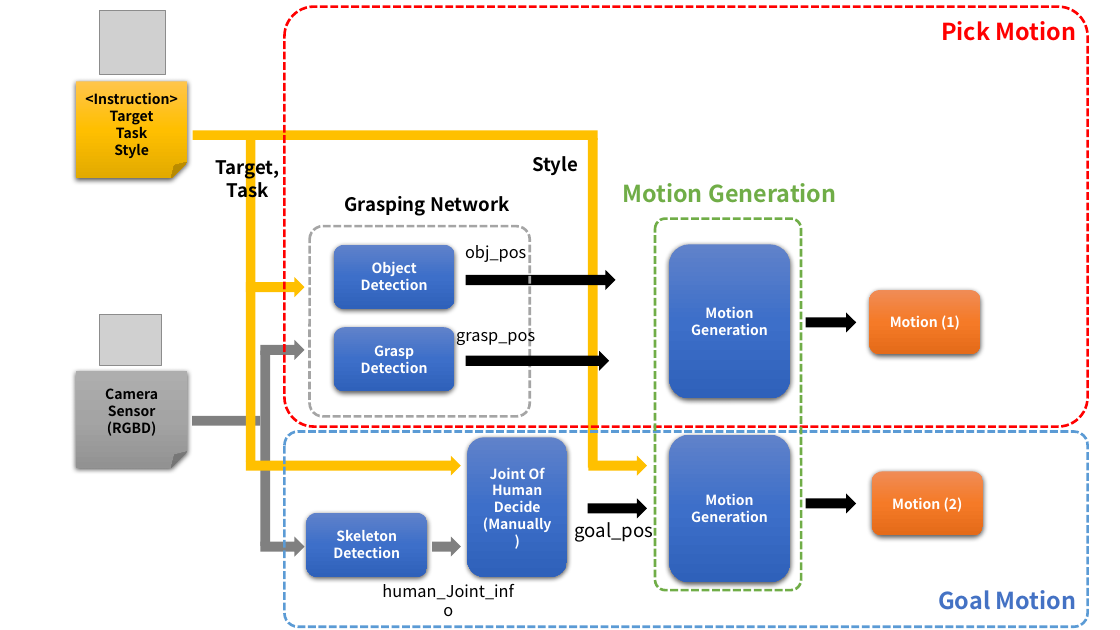
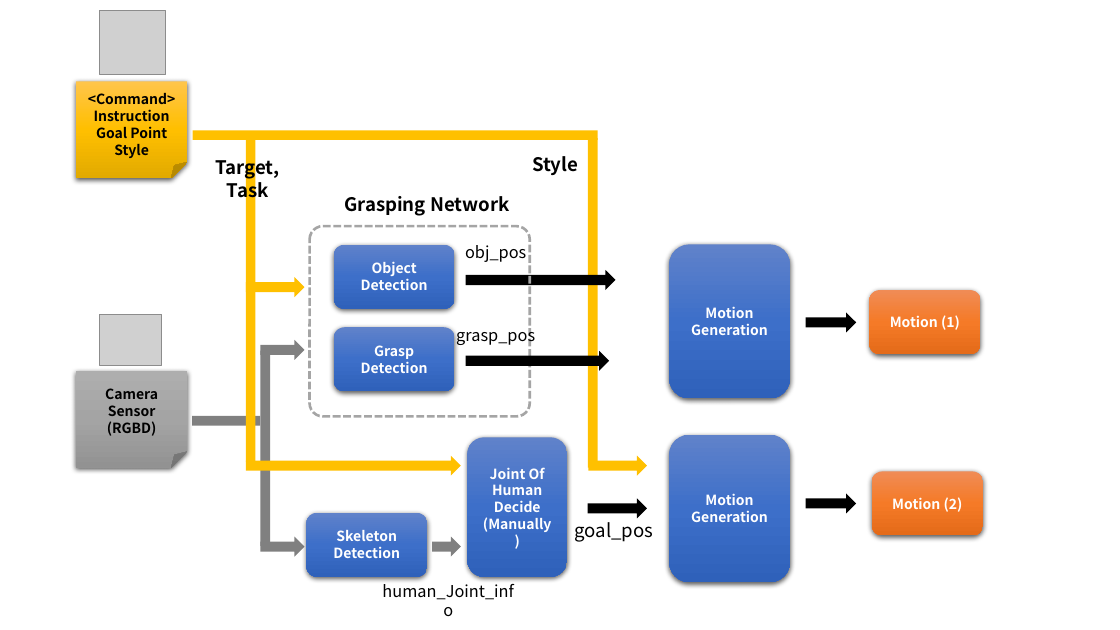
Before and after one commit to choibigo/robot_ai, a slide deck: slide 1 of docs/robot_ai_framework.pptx (slide 2 before the commit). Drawn at 1120x630 pixels with LibreOffice and Linux fonts; fonts in the diff are those of the drawing; grey boxes stand for pictures. Boxes give left, top, right and bottom in pixels: in the first picture for what was removed or moved away, otherwise in the second. Text is boxed around its words. In the diff, an @@ line names an element or a change of style, - is before the commit and + after.

```diff
--- a/docs/robot_ai_framework.pptx
+++ b/docs/robot_ai_framework.pptx
@@ rounded rectangle removed at <box>285,7,1088,427</box> @@
@@ text removed at <box>941,21,1076,41</box> @@
-Pick Motion
@@ text in folded corner at <box>88,93,176,138</box>: text changed @@
-<Instruction>
-Target
-Task
+<Command>
+Instruction
+Goal Point
@@ text removed at <box>623,183,836,203</box> @@
-Motion Generation
@@ rounded rectangle removed at <box>655,218,802,590</box> @@
@@ rounded rectangle removed at <box>285,432,1088,627</box> @@
@@ text removed at <box>938,590,1076,610</box> @@
-Goal Motion
```
Also in this commit, not shown: 1 other slide changed, 1 slide added, 1 other file.
